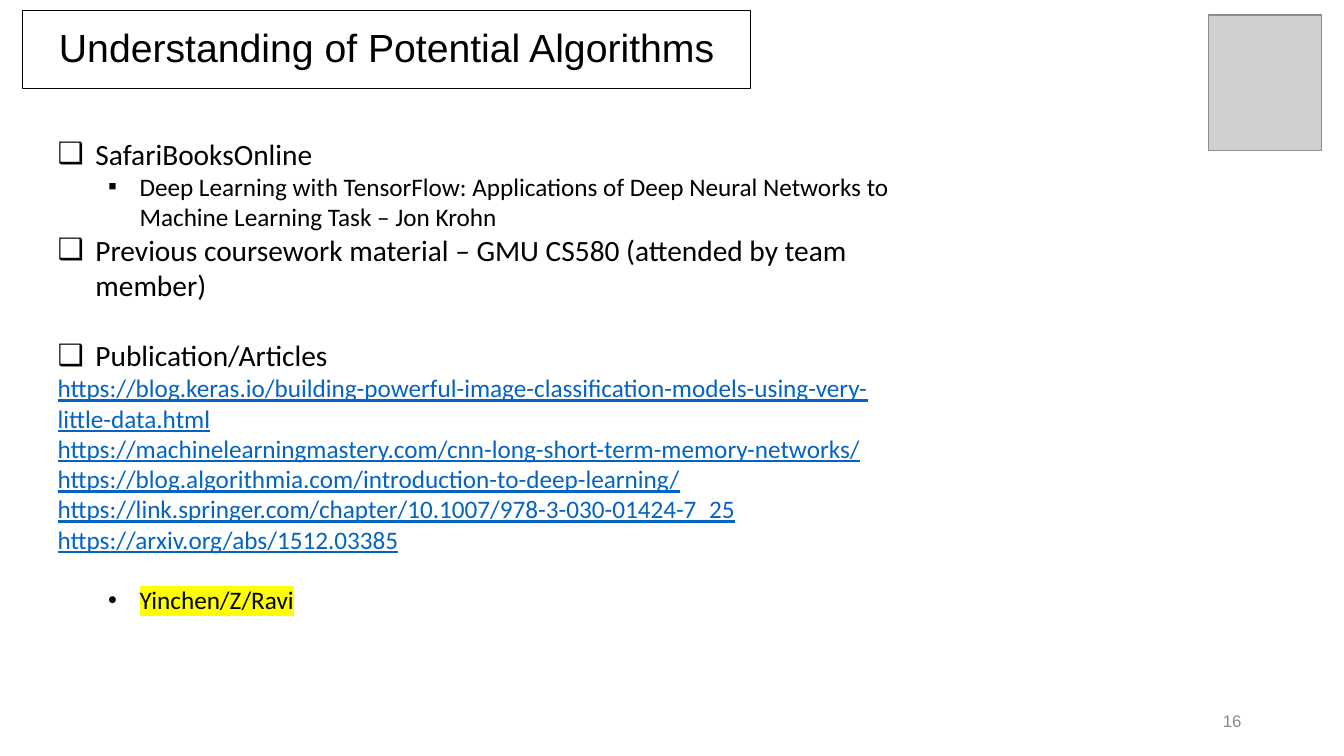
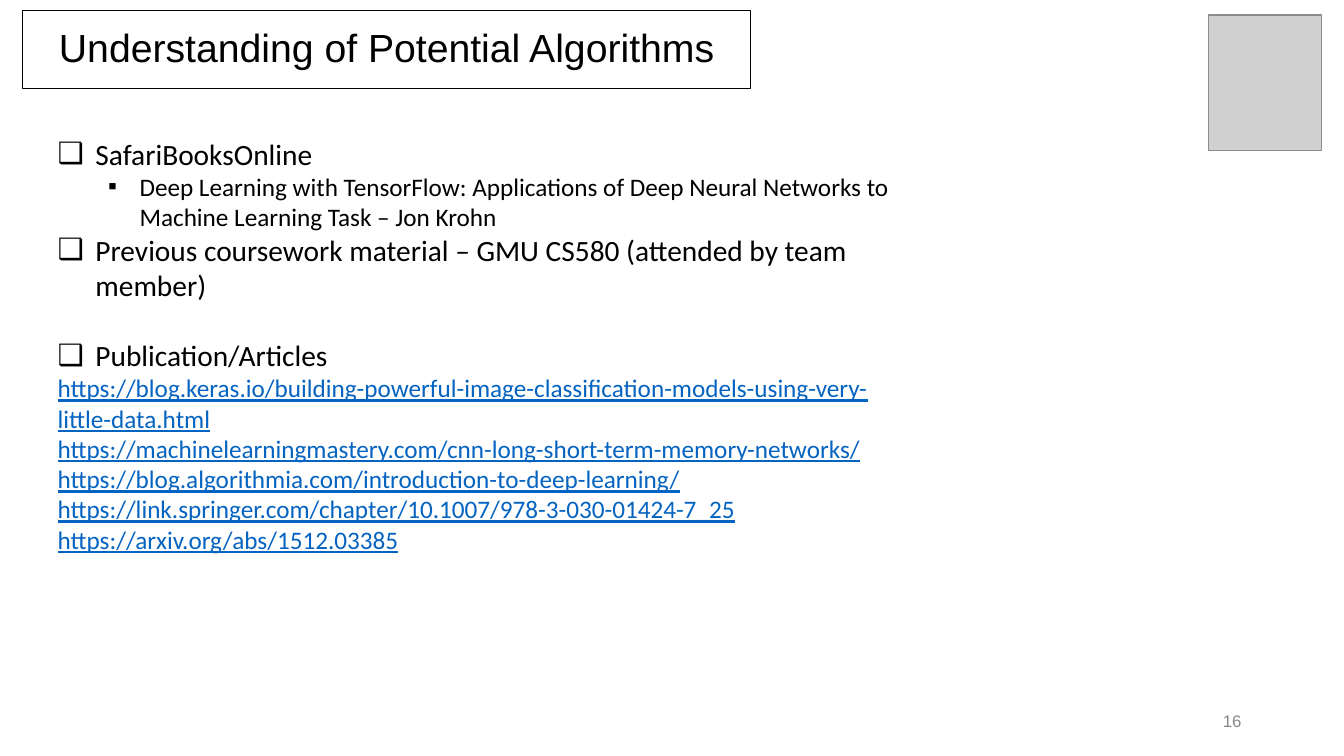
Before and after one commit to coderscraft/simpsons-classification, a slide deck: slide 16 of Documentation/SprintPresentations/Sprint3-Week2.pptx. Drawn at 1344x756 pixels with LibreOffice and Linux fonts; fonts in the diff are those of the drawing; grey boxes stand for pictures. Boxes give left, top, right and bottom in pixels: in the first picture for what was removed or moved away, otherwise in the second. Text is boxed around its words. In the diff, an @@ line names an element or a change of style, - is before the commit and + after.

```diff
--- a/Documentation/SprintPresentations/Sprint3-Week2.pptx
+++ b/Documentation/SprintPresentations/Sprint3-Week2.pptx
@@ text at (140,591,294,610): paragraph removed @@
-  • Yinchen/Z/Ravi
```
Also in this commit, not shown: 1 other slide changed.
